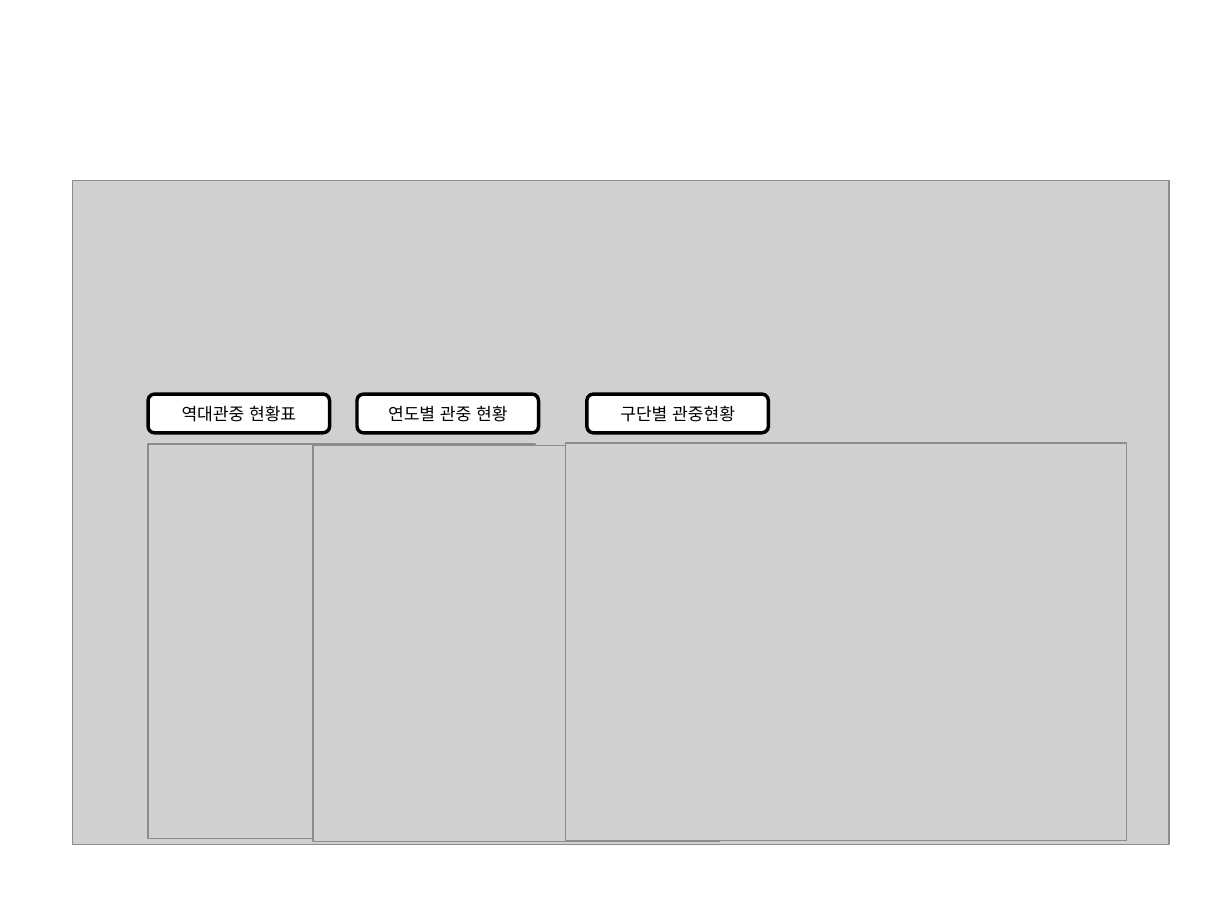
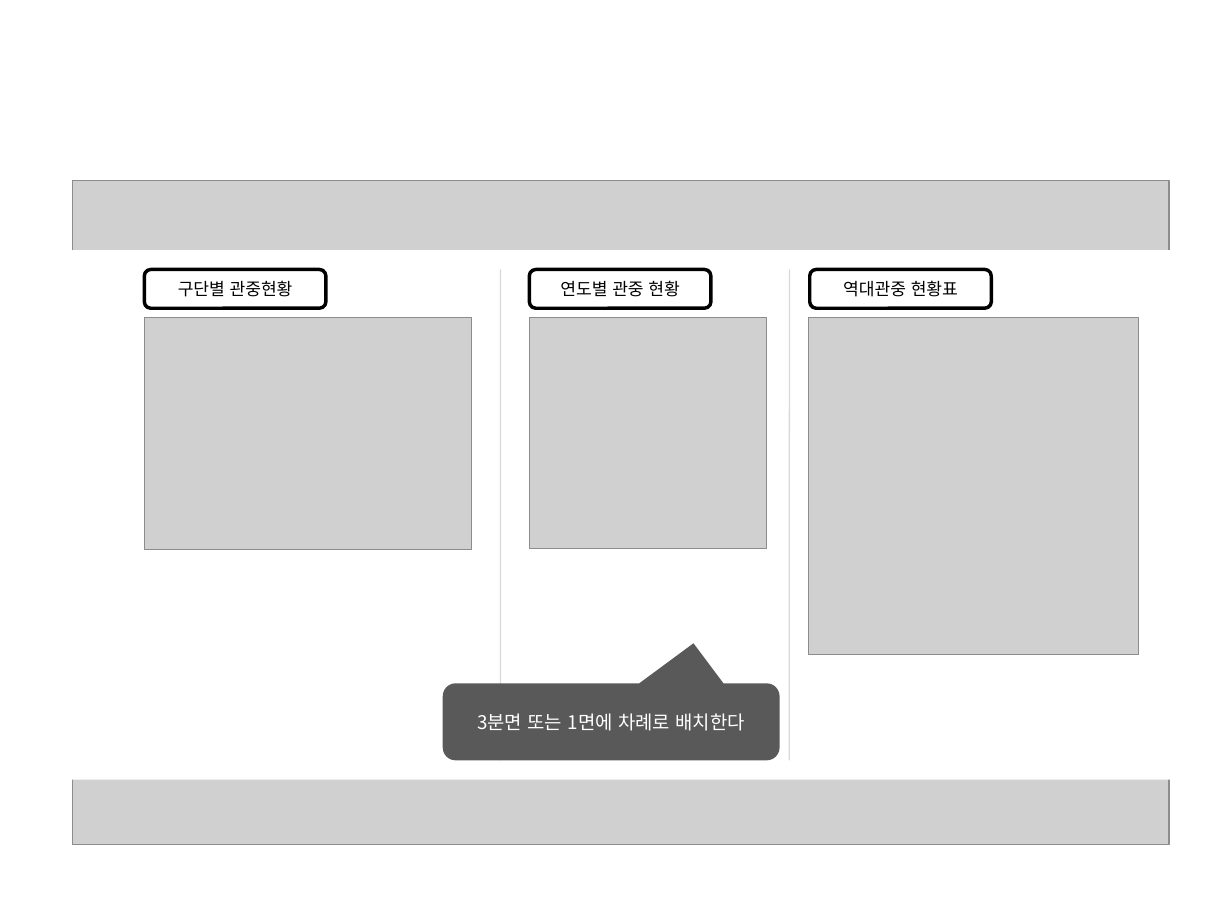
Before and after one commit to banana1531/ggs, a slide deck: slide 6 of doc/0.공용폴더/05 와이어프레임/와이어프레임 - 통계기록실(김아리).pptx. Drawn at 1232x924 pixels with LibreOffice and Linux fonts; fonts in the diff are those of the drawing; grey boxes stand for pictures. Boxes give left, top, right and bottom in pixels: in the first picture for what was removed or moved away, otherwise in the second. Text is boxed around its words. In the diff, an @@ line names an element or a change of style, - is before the commit and + after.

```diff
--- a/doc/0.공용폴더/05 와이어프레임/와이어프레임 - 통계기록실(김아리).pptx
+++ b/doc/0.공용폴더/05 와이어프레임/와이어프레임 - 통계기록실(김아리).pptx
@@ rounded rectangle "구단별 관중현황": place and size @@
-rounded rectangle "구단별 관중현황" at (586, 394, 768, 432)
+rounded rectangle "구단별 관중현황" at (144, 270, 325, 308)
@@ rounded rectangle "연도별 관중 현황": place and size @@
-rounded rectangle "연도별 관중 현황" at (357, 394, 538, 432)
+rounded rectangle "연도별 관중 현황" at (530, 270, 711, 308)
@@ rounded rectangle "역대관중 현황표": place and size @@
-rounded rectangle "역대관중 현황표" at (148, 394, 329, 432)
+rounded rectangle "역대관중 현황표" at (809, 270, 991, 308)
@@ picture: place and size @@
-picture at (148, 444, 535, 838)
+picture at (808, 318, 1138, 654)
@@ picture removed at (313, 446, 719, 841) @@
@@ picture removed at (565, 444, 1127, 841) @@
@@ group added at (68, 250, 1174, 780): 2 pictures, 2 lines, 1 rectangle, 1 rounded speech box @@
+3분면 또는 1면에 차례로 배치한다
```
Also in this commit, not shown: 1 other file.
